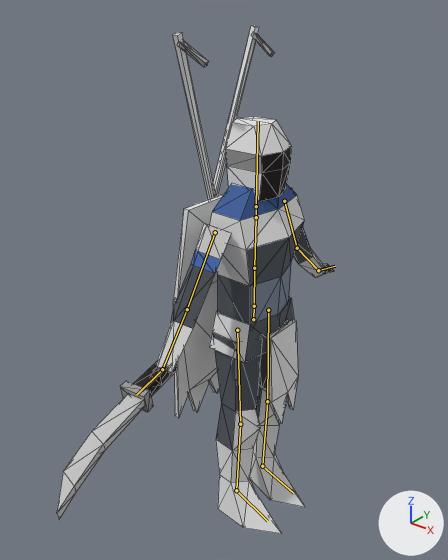
The Blender file art/models/units/sandrider.fremen.blend: old version first, new version second.
Rendered twice from a 50 mm camera at (0.574, -0.804, 0.982) aimed at (0.003, -0.09, 0.539). Every picture has the same lights, and +X, +Y and +Z are marked at lower right. The first picture is the older version. The bones that bend it are drawn over the model as lines. Mesh edges are drawn as thin lines.

In view in the first picture: 'body', 'weapons0'.
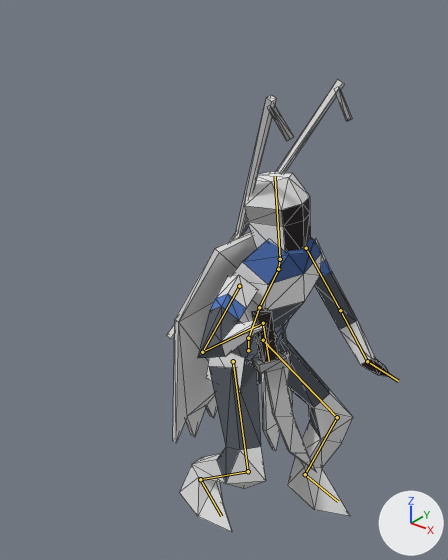
The newer file adds an action. The first version stands in its rest pose; the second is drawn at frame 1 of the action 'idle'.

Pixel boxes (x1, y1, x2, y2) of what changed, in the pictures (448 x 560 px):
'body', posed (22% wider, 11% shorter)
    before: (150, 26, 334, 534)
    after: (167, 80, 391, 532)
'weapons0', posed (46% narrower)
    before: (57, 361, 177, 519)
    after: (252, 308, 316, 472)
bone 'hips', root to tip
    before: (253, 319) to (254, 306)
    after: (248, 350) to (248, 338)
bone 'spine', root to tip
    before: (254, 306) to (254, 268)
    after: (248, 338) to (259, 307)
bone 'chest', root to tip
    before: (254, 268) to (256, 217)
    after: (259, 307) to (278, 269)
bone 'neck', root to tip
    before: (256, 217) to (256, 206)
    after: (278, 269) to (280, 259)
bone 'head', root to tip
    before: (256, 206) to (258, 121)
    after: (280, 259) to (275, 176)
bone 'upper_arm.L', root to tip
    before: (284, 201) to (297, 248)
    after: (306, 248) to (340, 310)
bone 'forearm.L', root to tip
    before: (297, 248) to (318, 270)
    after: (340, 310) to (367, 361)
bone 'hand.L', root to tip
    before: (318, 270) to (335, 266)
    after: (367, 361) to (398, 381)
bone 'upper_arm.R', root to tip
    before: (215, 232) to (187, 309)
    after: (239, 286) to (202, 352)
bone 'forearm.R', root to tip
    before: (187, 309) to (162, 369)
    after: (202, 352) to (263, 323)
bone 'hand.R', root to tip
    before: (162, 369) to (136, 395)
    after: (263, 323) to (269, 361)
bone 'thigh.L', root to tip
    before: (268, 310) to (267, 401)
    after: (263, 340) to (337, 417)
bone 'shin.L', root to tip
    before: (267, 401) to (262, 466)
    after: (337, 417) to (305, 474)
bone 'foot.L', root to tip
    before: (262, 466) to (293, 493)
    after: (305, 474) to (338, 501)
bone 'thigh.R', root to tip
    before: (237, 330) to (240, 424)
    after: (233, 361) to (248, 471)
bone 'shin.R', root to tip
    before: (240, 424) to (236, 490)
    after: (248, 471) to (200, 479)
bone 'foot.R', root to tip
    before: (236, 490) to (267, 521)
    after: (200, 479) to (221, 516)

The change in detail:
Bone 'hips' (bone_hips) moves from (0.0, 0.0, 0.0) to (-0.01, -0.07, 0.0).
Bone 'spine' (bone_spine) turns from (0, 0, 0) to (0, 0, -18) degrees about its own x, y and z.
Bone 'chest' (bone_chest) turns from (0, 0, 0) to (0, 0, -5) degrees about its own x, y and z.
Bone 'neck' (bone_neck) turns from (0, 0, 0) to (0, 0, 14) degrees about its own x, y and z.
Bone 'head' (bone_head) turns from (0, 0, 0) to (0, 0, 15) degrees about its own x, y and z.
Bone 'upper_arm.L' (bone_upper_arm_l) turns from (0, 0, 0) to (-15, -10, -64) degrees about its own x, y and z.
Bone 'forearm.L' (bone_forearm_l) turns from (0, 0, 0) to (-20, 1, 5) degrees about its own x, y and z.
Bone 'hand.L' (bone_hand_l) turns from (0, 0, 0) to (-12, -3, -28) degrees about its own x, y and z.
Bone 'upper_arm.R' (bone_upper_arm_r) turns from (0, 0, 0) to (-38, -1, -21) degrees about its own x, y and z.
Bone 'forearm.R' (bone_forearm_r) turns from (0, 0, 0) to (4, 62, -129) degrees about its own x, y and z.
Bone 'hand.R' (bone_hand_r) turns from (0, 0, 0) to (-30, 27, 104) degrees about its own x, y and z.
Bone 'thigh.L' (bone_thigh_l) turns from (0, 0, 0) to (12, 5, -46) degrees about its own x, y and z.
Bone 'shin.L' (bone_shin_l) turns from (0, 0, 0) to (-11, 7, 62) degrees about its own x, y and z.
Bone 'foot.L' (bone_foot_l) turns from (0, 0, 0) to (11, 0, 2) degrees about its own x, y and z.
Bone 'thigh.R' (bone_thigh_r) turns from (0, 0, 0) to (-13, -2, -19) degrees about its own x, y and z.
Bone 'shin.R' (bone_shin_r) turns from (0, 0, 0) to (14, -9, 66) degrees about its own x, y and z.
Bone 'foot.R' (bone_foot_r) turns from (0, 0, 0) to (35, 7, -21) degrees about its own x, y and z.
